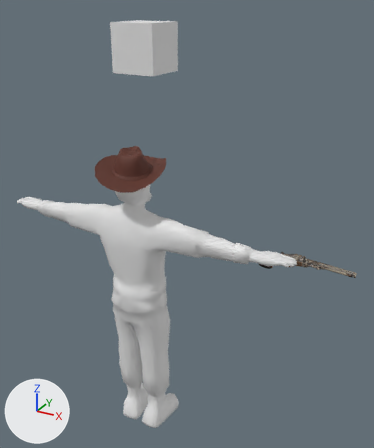
The FBX model models/characters/enemy1.fbx as it was, and as the next commit left it.
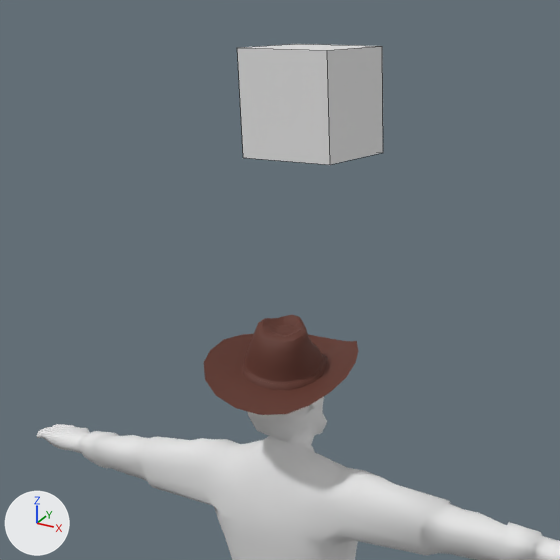
Old and new are each drawn whole from a 50 mm camera at (0.1254, -0.1797, 0.2079) aimed at (0.012, 0.0265, 0.1048) and again close up on the part from 0% to 70% of the width and 0% to 58% of the height. The lights are fixed; the arrows at lower left show +X, +Y and +Z. The close-ups show mesh edges as thin lines. Where no turn or scale is listed for an object, it has been applied to the vertices.

The first close-up shows 'lumberJack', 'ozelcube'.
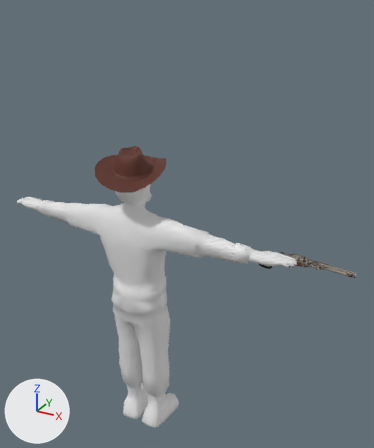
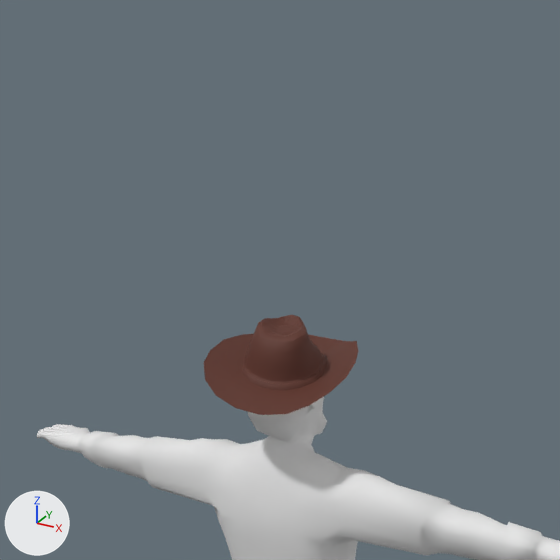
The change, as a diff of the scene's bpy script:
```diff
--- a/models/characters/enemy1.fbx.py
+++ b/models/characters/enemy1.fbx.py
@@ ob_ozelcube @@
-ob_ozelcube = bpy.data.objects.new('ozelcube', me_cube_005)
-ob_ozelcube.location = (-0.0246, 0.0498, 0.1845)
```

Pixel boxes (x1, y1, x2, y2) of what changed, in the close-ups (560 x 560 px):
'ozelcube', deleted
    before: (237, 44, 383, 165)
